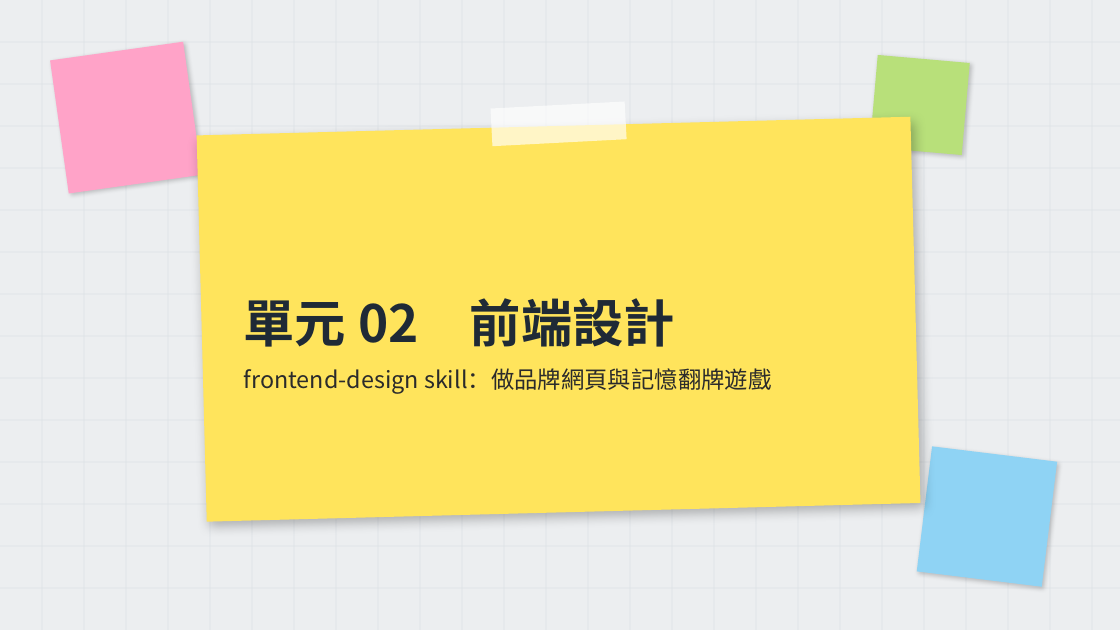
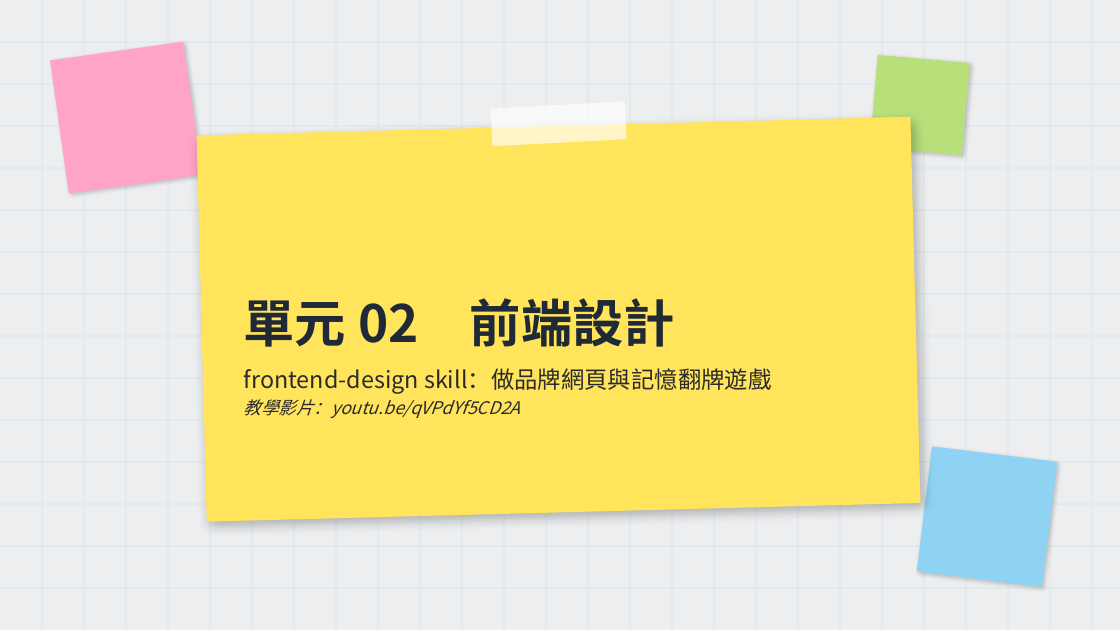
Before and after one commit to gemini960114/ai-workshop, a slide deck: slide 1 of PPTX/02-frontend-design.pptx. Drawn at 1120x630 pixels with LibreOffice and Linux fonts; fonts in the diff are those of the drawing. Boxes give left, top, right and bottom in pixels: in the first picture for what was removed or moved away, otherwise in the second. Text is boxed around its words. In the diff, an @@ line names an element or a change of style, - is before the commit and + after.

```diff
--- a/PPTX/02-frontend-design.pptx
+++ b/PPTX/02-frontend-design.pptx
@@ text at (x1=244, y1=399, x2=521, y2=418): paragraph added @@
+教學影片：youtu.be/qVPdYf5CD2A
```
Also in this commit, not shown: 6 other files.
